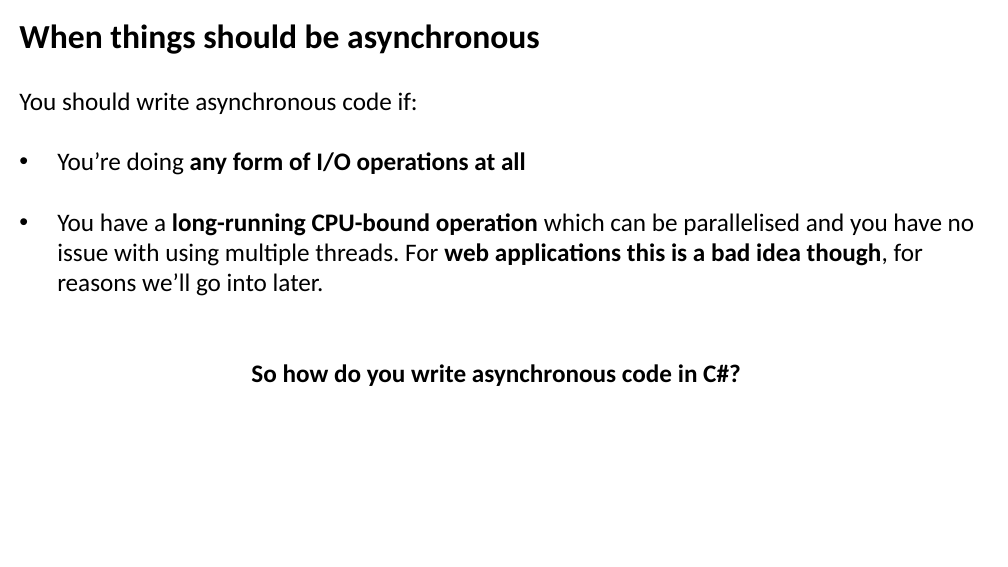
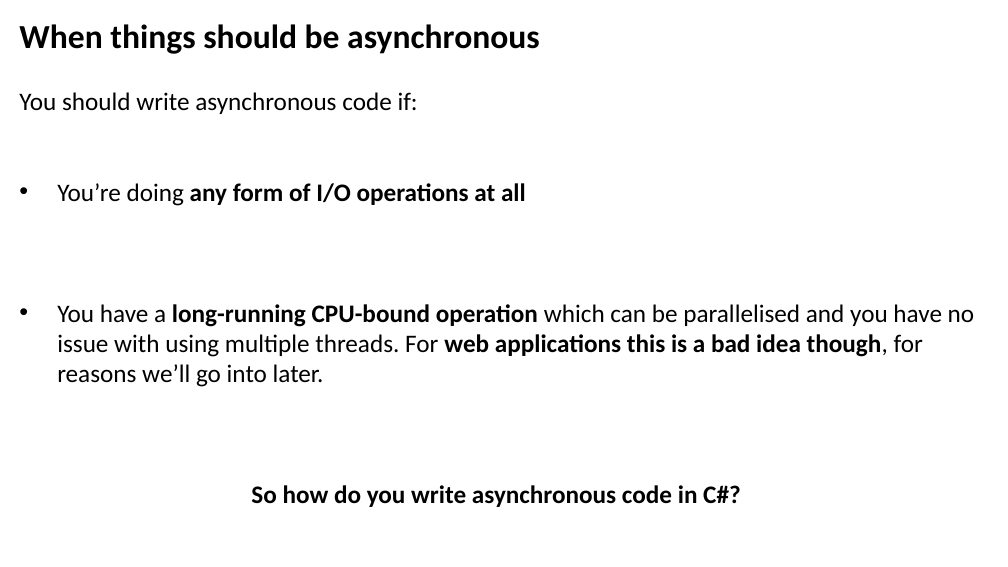
Before and after one commit to JoshKain/AsyncAwaitQuiz, a slide deck: slide 8 of Async and await presentation.pptx. Drawn at 1008x567 pixels with LibreOffice and Linux fonts; fonts in the diff are those of the drawing. Boxes give left, top, right and bottom in pixels: in the first picture for what was removed or moved away, otherwise in the second. Text is boxed around its words. In the diff, an @@ line names an element or a change of style, - is before the commit and + after.

```diff
--- a/Async and await presentation.pptx
+++ b/Async and await presentation.pptx
@@ text "When things should be asynchronous" rewrapped from [19,24,975,386] to [19,24,975,507] @@
```
Also in this commit, not shown: 4 other slides changed, 3 slides added, 1 slide removed, 1 other file.
